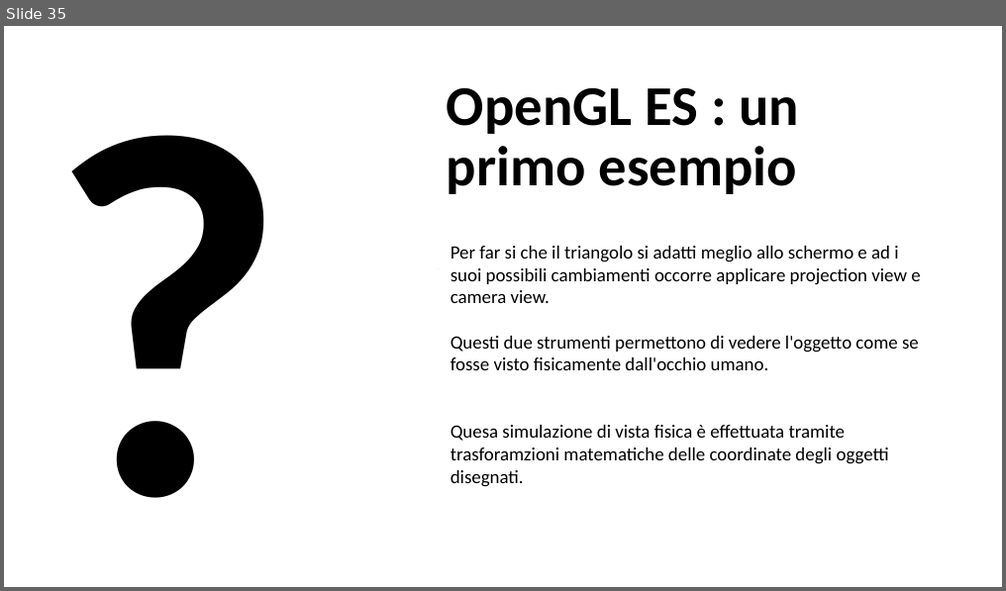
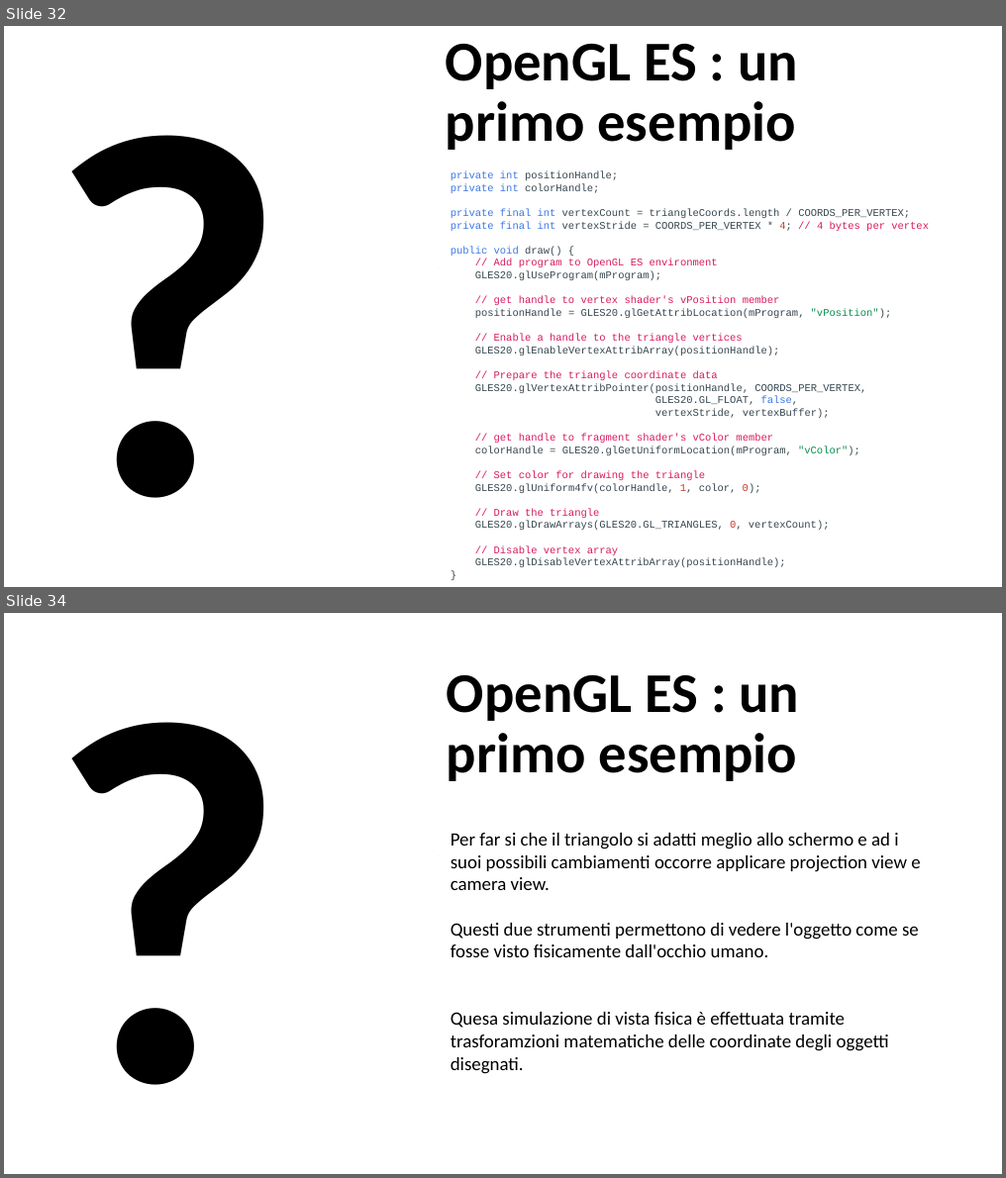
Before and after one commit to AntonioDOrazio/MobileProgramming_OpenGL, a slide deck: Materiale/BozzaOpenGL.pptx. Shown one above the other, each under a label of ours: slide 35 before the commit, slides 32 and 34 after it; the slides between them are not shown. The pictures are 1006x591 and 1006x1178 pixels, drawn with LibreOffice and Linux fonts; fonts in the diff are those of the drawing. Boxes give left, top, right and bottom in pixels: in the first picture for what was removed or moved away, otherwise in the second. Text is boxed around its words. In the diff, an @@ line names an element or a change of style, - is before the commit and + after.

```diff
--- a/Materiale/BozzaOpenGL.pptx
+++ b/Materiale/BozzaOpenGL.pptx
@@ slide 32 added at bbox=[4, 26, 1002, 587], background #FFFFFF @@
@@ title added at bbox=[446, 43, 798, 150], 54 pt, text #000000, bold @@
+OpenGL ES : un primo esempio
@@ free added at bbox=[40, 108, 434, 587], 500 pt, text #000000, bold @@
+?
@@ text added at bbox=[450, 172, 929, 568], 10 pt, text #37474F @@
+private int positionHandle;
+private int colorHandle;
+private final int vertexCount = triangleCoords.length / COORDS_PER_VERTEX;
+private final int vertexStride = COORDS_PER_VERTEX * 4; // 4 bytes per vertex
+public void draw() {
+// Add program to OpenGL ES environment
+GLES20.glUseProgram(mProgram);
+// get handle to vertex shader's vPosition member
+positionHandle = GLES20.glGetAttribLocation(mProgram, "vPosition");
+// Enable a handle to the triangle vertices
+GLES20.glEnableVertexAttribArray(positionHandle);
+// Prepare the triangle coordinate data
+GLES20.glVertexAttribPointer(positionHandle, COORDS_PER_VERTEX,
+GLES20.GL_FLOAT, false,
+vertexStride, vertexBuffer);
+// get handle to fragment shader's vColor member
+colorHandle = GLES20.glGetUniformLocation(mProgram, "vColor");
+// Set color for drawing the triangle
+GLES20.glUniform4fv(colorHandle, 1, color, 0);
+// Draw the triangle
+GLES20.glDrawArrays(GLES20.GL_TRIANGLES, 0, vertexCount);
+// Disable vertex array
+GLES20.glDisableVertexAttribArray(positionHandle);
+}
@@ freeform shape added at bbox=[439, 270, 439, 270], fill #A60540 @@
@@ freeform shape added at bbox=[441, 351, 441, 351], fill #A60540 @@
@@ freeform shape added at bbox=[442, 445, 442, 445], fill #A60540 @@
@@ what was slide 35 is now slide 34 @@
```
Also in this commit, not shown: 14 slides changed, 2 slides removed, 1 other file.
